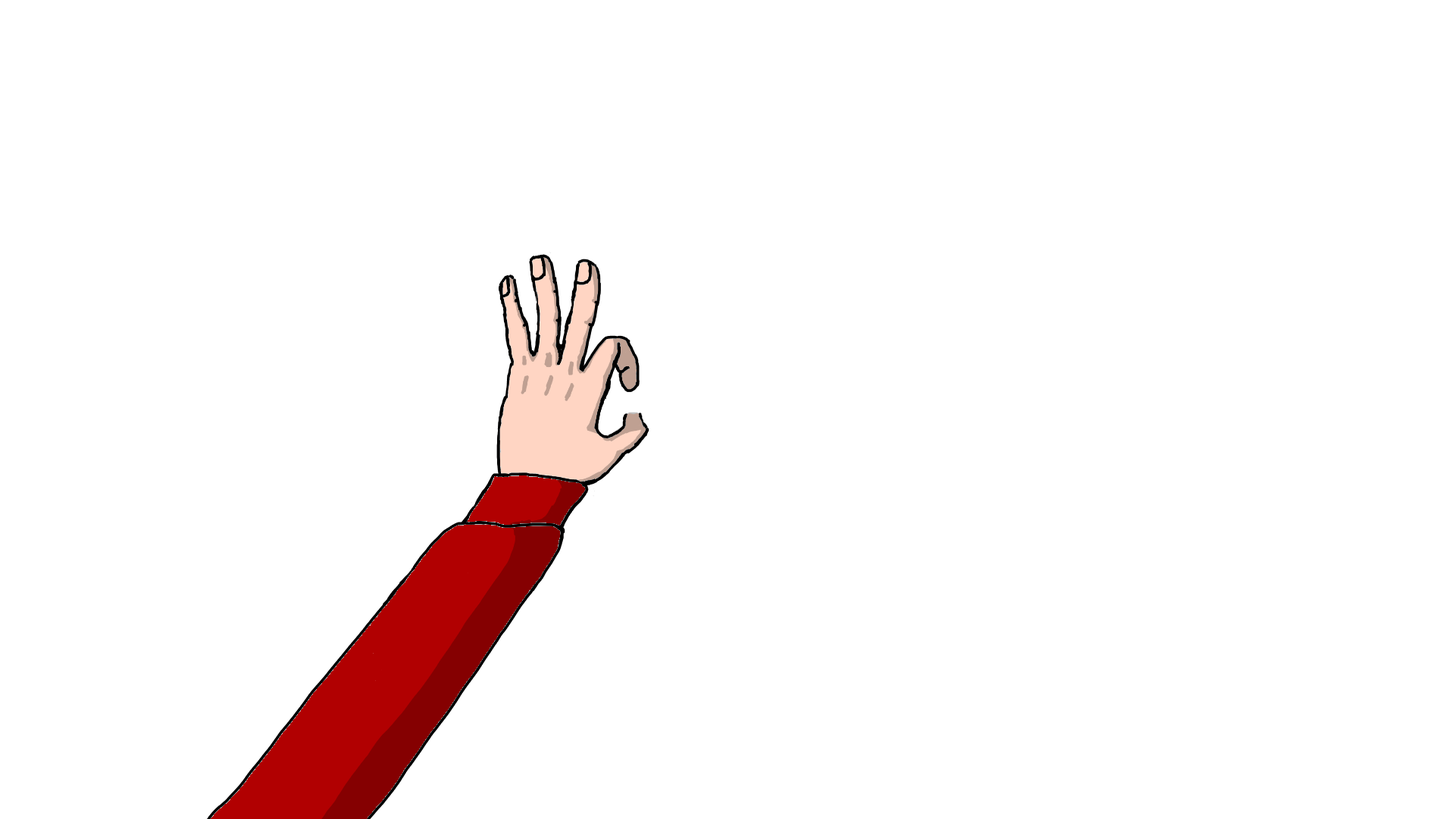
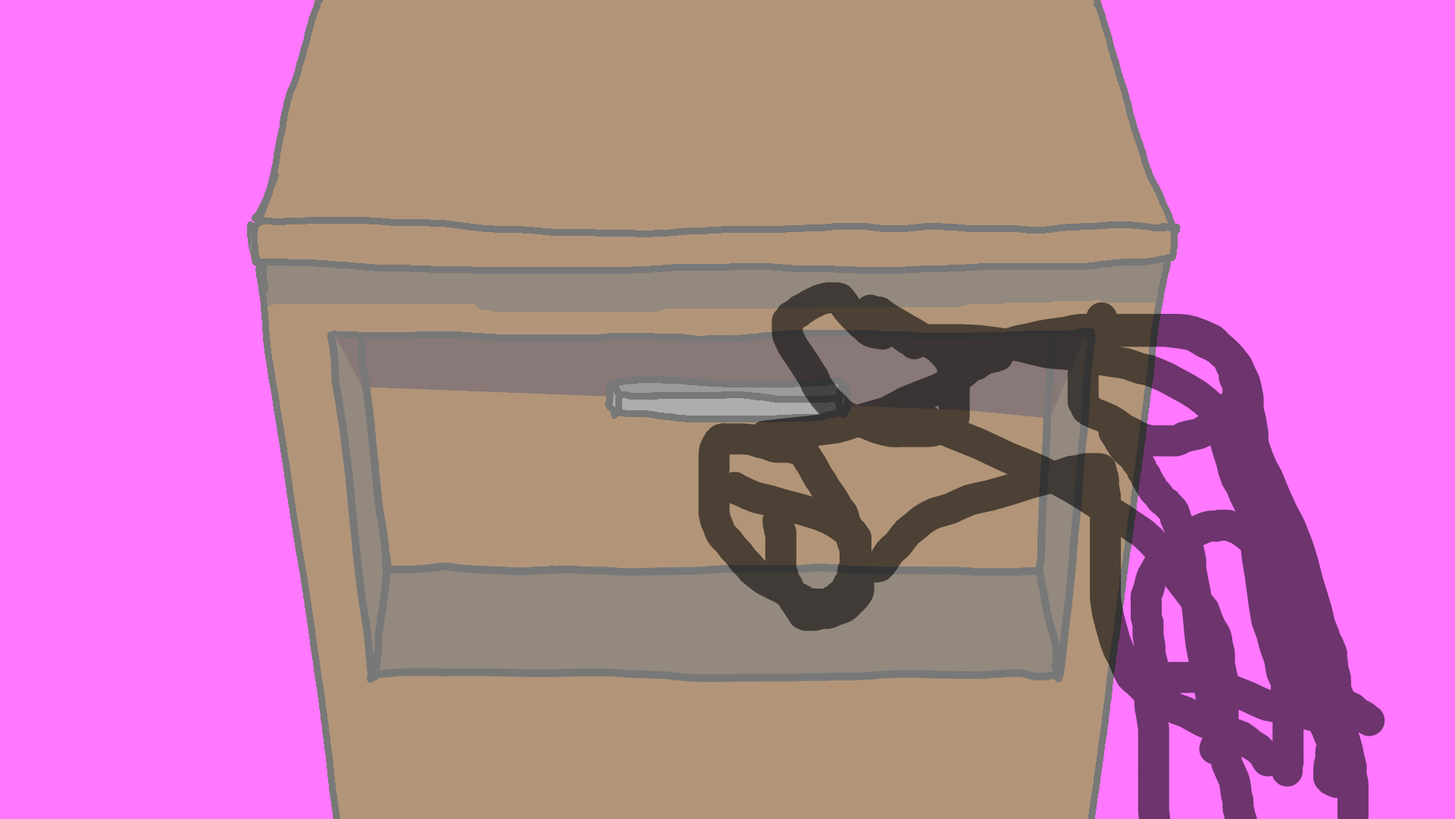
Comparing the layer stacks of the two 1455x819 images. Changes:
hid "shadow 4", painted on it over <box>291,242,680,819</box>
added layer "traces" (57%) above "right 4" over <box>679,242,1407,819</box>
hid "hand 4", painted on it over <box>194,242,680,819</box>
showed "Background", painted on it over <box>0,0,1455,819</box>
